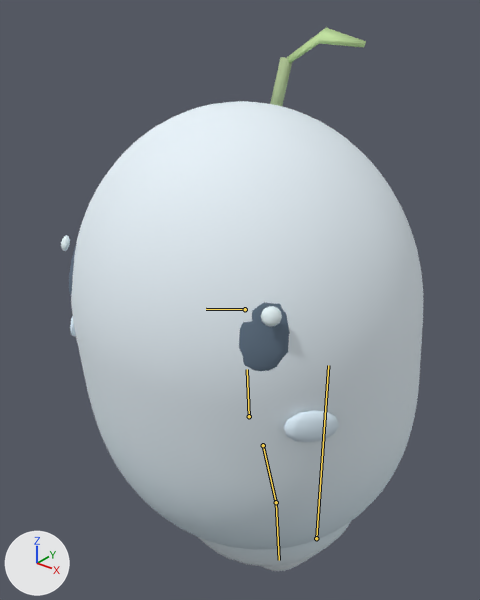
Two versions of the glTF model public/assets/models/characters/enemy_espirito.glb, one commit apart.
Before and after are seen from a 50 mm lens placed at (0.768, -1.338, 1.553), pointed at (-0.058, -0.306, 0.913). Lighting does not change. The marker at lower left points along +X, +Y and +Z. The picture after the commit comes second. Both versions are drawn at frame 4 of the action 'attack'; the numbers are the values there. The bones that bend it are drawn over the model as lines.

The first picture shows 'creature'.
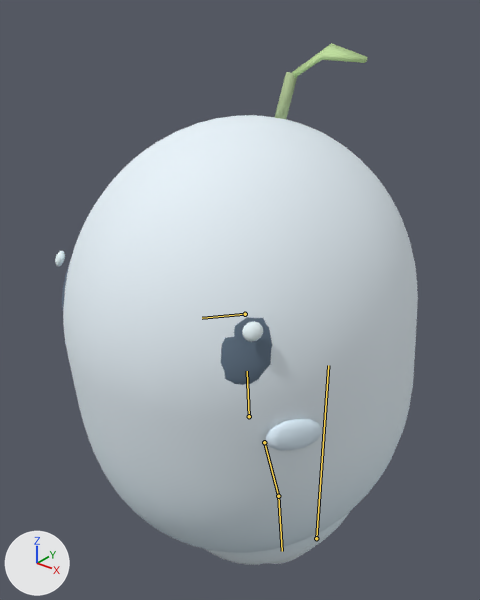
Boxes [x1, y1, x2, y2] around the edits, measured in the pictures (480 x 600 px):
'creature', posed
    before: [61, 28, 423, 571]
    after: [55, 43, 418, 565]
bone 'body', root to tip
    before: (249, 416) to (247, 369)
    after: (249, 416) to (247, 371)

The change in detail:
Bone 'body' (bone_body) is rescaled from (1.0, 1.0, 1.0) to (0.94, 0.96, 1.12).
